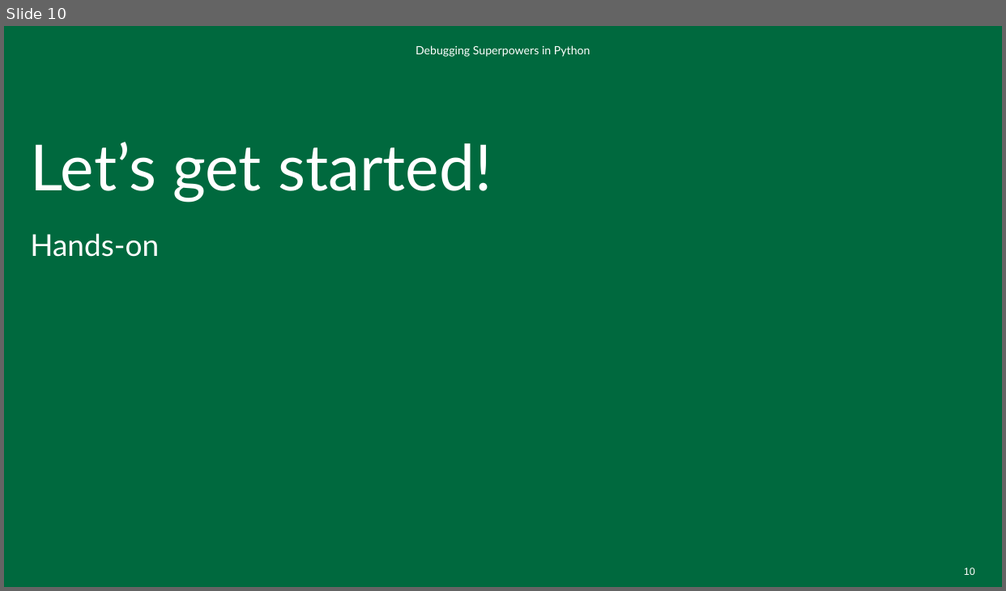
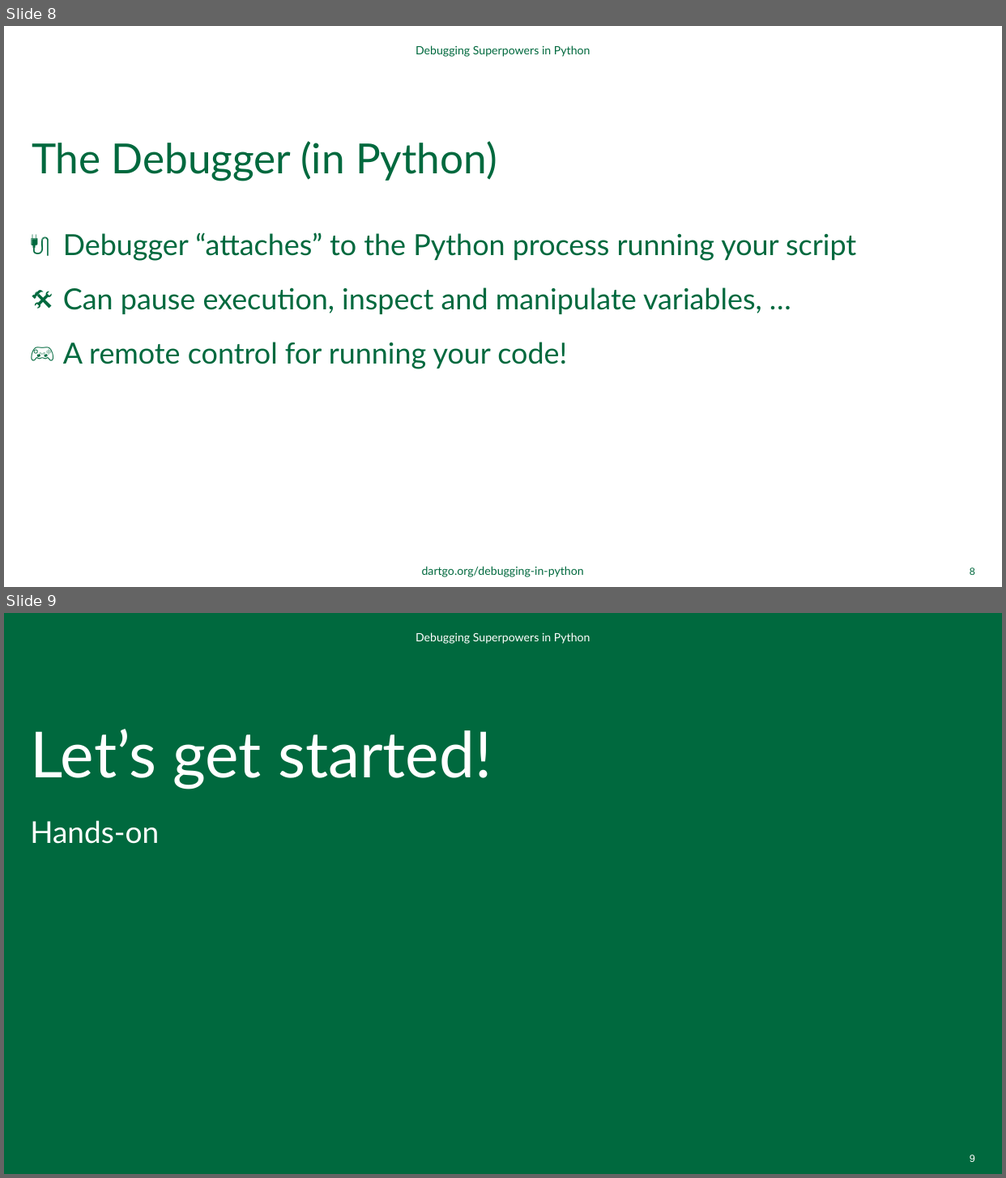
Before and after one commit to dartmouth/debugging-in-python, a slide deck: ppt/debugging-in-python.pptx. Shown one above the other, each under a label of ours: slide 10 before the commit, slides 8 and 9 after it. The pictures are 1006x591 and 1006x1178 pixels, drawn with LibreOffice and Linux fonts; fonts in the diff are those of the drawing; background and template pictures are left out. Boxes give left, top, right and bottom in pixels: in the first picture for what was removed or moved away, otherwise in the second. Text is boxed around its words. In the diff, an @@ line names an element or a change of style, - is before the commit and + after.

```diff
--- a/ppt/debugging-in-python.pptx
+++ b/ppt/debugging-in-python.pptx
@@ slide 8 added at (4,26,1002,587), background #FFFFFF @@
@@ text added at (415,45,590,57), 11 pt, text #00693E @@
+Debugging Superpowers in Python
@@ title added at (32,141,497,182), 40 pt, text #00693E @@
+The Debugger (in Python)
@@ text added at (63,233,856,369), 28 pt, text #00693E @@
+🔌 Debugger “attaches” to the Python process running your script
+🛠️ Can pause execution, inspect and manipulate variables, …
+🎮 A remote control for running your code!
@@ text added at (422,566,584,578), 11 pt, text #00693E @@
+dartgo.org/debugging-in-python
@@ page number added at (970,568,975,575), 9.8 pt, text #00693E @@
+8
@@ what was slide 10 is now slide 9 @@
@@ page number at (970,1155,975,1162): text changed @@
-10
+9
```
Also in this commit, not shown: 6 slides changed, 1 other slide added, 3 slides removed.
